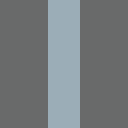
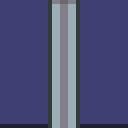
Layer changes from the first 128x128 image to the second:
painted on "Cubicle" over [0,0,128,128]
